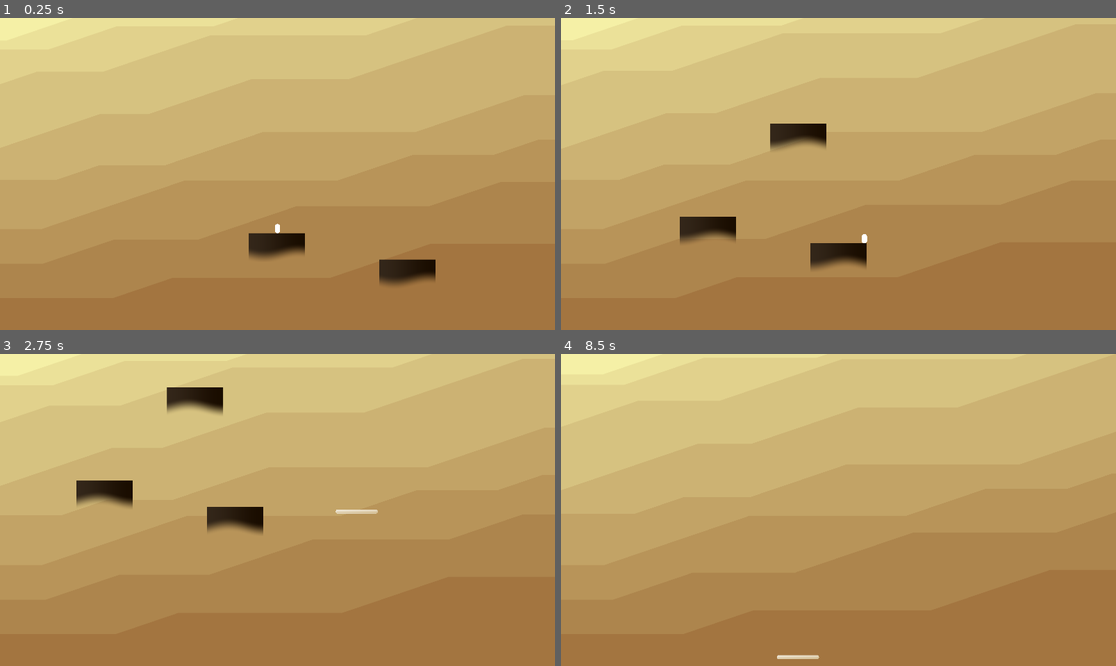
Above: before the commit, frames 1-4 (two rows, left to right).
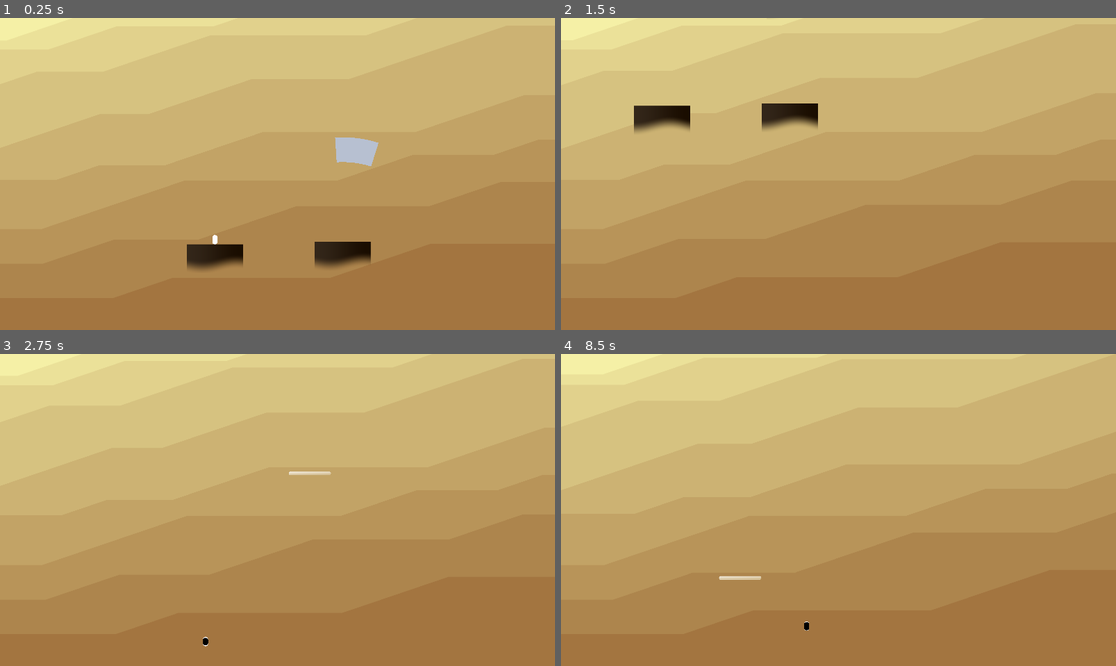
Above: after the commit, the same moments.

Repository: haikey-build/climb
Game: Godot game, scene res://level/desert_level.tscn
Same seed, same stepped clock (60 frames per second), same inputs: the game is played once before the commit and once after it.
Inputs:
- Up to frame 1 (0.25 s): no input
- Up to frame 2 (1.5 s): tap Enter (ui_accept) at 0.5 s; hold W (jump) 0.53-1.28 s; hold D (right) from 0.53 s (still down); tap Q (recall_platform) at 1.35 s
- Up to frame 3 (2.75 s): tap W (jump) at 1.52, 1.55, 1.82 s; release D (right) at 2.03 s; hold A (left) from 2.03 s (still down); hold W (jump) from 2.03 s (still down); tap S (set_platform) at 2.1 s
- Up to frame 4 (8.5 s): release A (left) at 2.78 s; release W (jump) at 2.78 s; hold D (right) 2.78-4.28 s; tap E (swap_platform_type) at 2.85, 5.85 s; tap W (jump) at 3.02, 3.05, 3.32, 4.52, 4.55, 4.82, 6.02, 6.05, 6.32, 7.52, 7.55, 7.82 s; tap Enter (ui_accept) every 0.75 s from 3.5 to 6.5 s; hold W (jump) 3.53-4.28 s; hold A (left) 4.28-5.03 s; tap Q (recall_platform) at 4.35, 7.35 s; hold D (right) 5.03-5.78 s; hold W (jump) 5.03-5.78 s; tap S (set_platform) at 5.1, 8.1 s; hold A (left) 5.78-7.28 s; hold W (jump) 6.53-7.28 s; hold D (right) from 7.28 s (still down); hold W (jump) from 8.03 s (still down)

The runs differ from the first frame. In frame 1, 3.7% of the frame differs, in the area x 33-79%, y 38-86%; in frame 2, 3.7%, in the area x 13-56%, y 27-81%; in frame 3, 2.5%; in frame 4, 0.2%.

Commit message:
add randomness

Diff:
--- a/background/background_slice.tres
+++ b/background/background_slice.tres
@@ -4,5 +4,5 @@
 
 [resource]
 shader = ExtResource("1_5jjtc")
-shader_parameter/num_steps = 7
-shader_parameter/cutoff_height = 0.5
+shader_parameter/cutoffs = null
+shader_parameter/offset_multipliers = null
--- a/background/floating_platform.gd
+++ b/background/floating_platform.gd
@@ -2,7 +2,9 @@
 
 var _id = 0
 @onready var _type = Climb.PlatformType.STANDARD
-
+var center = Vector2(0, 0)
+var segments = 50
+var polygon_node = null
 
 func set_id(id):
 	_id = id
@@ -12,3 +14,39 @@
 
 func get_type():
 	return _type
+
+func display_zone(theta_1, theta_2, r_1, r_2):
+	polygon_node = Polygon2D.new()
+	add_child(polygon_node)
+	polygon_node.position = center
+	polygon_node.polygon = _calculate_annulus_vertices(center, r_1, r_2, theta_1, theta_2, segments)
+	polygon_node.color = Color(0.7, 0.8, 1, 0.7)
+	polygon_node.scale.x = 0.5
+
+func remove_polygon():
+	remove_child(polygon_node)
+
+
+func resize_zone(theta_1, theta_2, r_1, r_2):
+	if polygon_node:
+		polygon_node.polygon = _calculate_annulus_vertices(center, r_1, r_2, theta_1, theta_2, segments)
+
+func _calculate_annulus_vertices(center, r_1, r_2, theta_1, theta_2, segments):
+	var vertices = []
+	var angle_step = (theta_2 - theta_1) / segments
+
+	# Add the outer arc vertices
+	for i in range(segments + 1):
+		var angle = theta_1 + i * angle_step
+		var x = r_2 * cos(angle)
+		var y = r_2 * sin(angle)
+		vertices.append(Vector2(x, y))
+
+	# Add the inner arc vertices (in reverse order to close the loop)
+	for i in range(segments, -1, -1):
+		var angle = theta_1 + i * angle_step
+		var x = r_1 * cos(angle)
+		var y = r_1 * sin(angle)
+		vertices.append(Vector2(x, y))
+
+	return vertices
--- a/level/DesertCamera.gd
+++ b/level/DesertCamera.gd
@@ -1,18 +1,21 @@
 extends Camera2D
 
 var _tracker
-var _frames_x = 10
-var _offset = Vector2(0, -200)
+var _offset = Vector2(180, -120)
+
+func _ready():
+	position = Vector2(450, -420)
+	#zoom = Vector2(0.3, 0.3)
 
 func _process(delta):
 	var target_position = _tracker.position + _offset
 
-	position.x = lerp(position.x, target_position.x, 1.0 / _frames_x)
+	position.x = lerp(position.x, target_position.x, 1.0 / 8)
 
 	if _tracker.velocity.y == 0:
-		position.y = lerp(position.y, target_position.y, 1.0 / 10)
+		position.y = lerp(position.y, target_position.y, 1.0 / 8)
 	else:
-		position.y = lerp(position.y, target_position.y, 1.0 / 20)
+		position.y = lerp(position.y, target_position.y, 1.0 / 15)
 
 
 func set_tracker(tracker):
--- a/level/desert_level.gd
+++ b/level/desert_level.gd
@@ -6,8 +6,17 @@
 @onready var _world_platforms = [$FloatingPlatform]
 @onready var _rng = RandomNumberGenerator.new()
 
+@export var _theta_1 = - 3 * PI / 4
+@export var _theta_2 = PI / 4
+@export var _r_1 = 300
+@export var _r_2 = 400
+
 func _ready():
 	$DesertCamera.set_tracker($DesertChar)
+
+func _process(delta):
+	if _world_platforms[-1]:
+		_world_platforms[-1].resize_zone(_theta_1, _theta_2, _r_1, _r_2)
 
 func _on_desert_char_set_platform_attempted(pos, type):
 	var new_platform = _placed_platform_scene.instantiate()
@@ -24,15 +33,27 @@
 
 func _on_desert_char_char_landed(platform):
 	if platform.get_id() == _world_platforms[-1].get_id():
+		_world_platforms[-1].remove_polygon()
 		var new_platform = _world_platform_scene.instantiate()
-		new_platform.position = _world_platforms[-1].position + _get_random_platform_offset()
+		new_platform.position = _get_random_platform_position()
 		new_platform.set_id(_world_platforms[-1].get_id() + 1)
 		add_child(new_platform)
+		new_platform.display_zone(_theta_1, _theta_2, _r_1, _r_2)
 		_world_platforms.push_back(new_platform)
+		_theta_1 = _rng.randf_range(- 3 * PI / 4 + 0.5, - 3 * PI / 4 + 2)
+		_theta_2 = _theta_1 + _rng.randf_range(0, 1)
+		_r_1 = _rng.randf_range(250, 400)
+		_r_2 = _r_1 + _rng.randf_range(20, 200)
 
-func _get_random_platform_offset():
-	var theta = _rng.randf_range(- 3 * PI / 4, PI / 4)
-	var r = _rng.randf_range(400, 500)
+func _get_random_platform_dummy():
+	var x = _rng.randf_range(-900, 960)
+	var y =  _rng.randf_range(-340, 640)
+	print(x, ' ', y)
+	return Vector2(x, y)
+
+func _get_random_platform_position():
+	var theta = _rng.randf_range(_theta_1, _theta_2)
+	var r = _rng.randf_range(_r_1, _r_2)
 	var x = r * cos(theta)
 	var y = r * sin(theta)
-	return Vector2(x, y)
+	return _world_platforms[-1].position +  Vector2(x, y)
--- a/level/desert_level.tscn
+++ b/level/desert_level.tscn
@@ -8,13 +8,13 @@
 
 [node name="DesertLevel" type="Node2D"]
 script = ExtResource("1_0mk17")
+_theta_1 = -1.281
+_theta_2 = 0.27
+_r_1 = 320
+_r_2 = 520
 
 [node name="FloatingPlatform" parent="." instance=ExtResource("1_fk405")]
 z_index = 2
-position = Vector2(-2, 8)
-
-[node name="DesertChar" parent="." instance=ExtResource("2_3cbxh")]
-position = Vector2(0, -200)
 
 [node name="DesertCamera" type="Camera2D" parent="."]
 position = Vector2(0, -150)
@@ -24,5 +24,8 @@
 z_index = -1
 position = Vector2(0, 150)
 
+[node name="DesertChar" parent="." instance=ExtResource("2_3cbxh")]
+position = Vector2(0, -200)
+
 [connection signal="char_landed" from="DesertChar" to="." method="_on_desert_char_char_landed"]
 [connection signal="set_platform_attempted" from="DesertChar" to="." method="_on_desert_char_set_platform_attempted"]
--- /dev/null
+++ b/trash/2d_mistake.tscn
@@ -0,0 +1,31 @@
+[gd_scene load_steps=5 format=3 uid="uid://cp4ja6tsxo1ag"]
+
+[ext_resource type="Script" path="res://trash/Char.gd" id="1_k3gaf"]
+
+[sub_resource type="QuadMesh" id="QuadMesh_1rphr"]
+
+[sub_resource type="QuadMesh" id="QuadMesh_pbfj5"]
+
+[sub_resource type="QuadMesh" id="QuadMesh_gubhb"]
+
+[node name="Node2D" type="Node2D"]
+
+[node name="Background" type="MeshInstance2D" parent="."]
+modulate = Color(0.0745098, 0.133333, 0.290196, 1)
+position = Vector2(55, 29)
+scale = Vector2(2120, 1051)
+mesh = SubResource("QuadMesh_1rphr")
+
+[node name="Char" type="MeshInstance2D" parent="."]
+z_index = 2
+mesh = SubResource("QuadMesh_pbfj5")
+script = ExtResource("1_k3gaf")
+
+[node name="Camera2D" type="Camera2D" parent="."]
+zoom = Vector2(22.39, 22.39)
+
+[node name="MeshInstance2D" type="MeshInstance2D" parent="."]
+modulate = Color(0.0588235, 0.0588235, 0.0588235, 1)
+z_index = 1
+scale = Vector2(30.005, 30.005)
+mesh = SubResource("QuadMesh_gubhb")
--- /dev/null
+++ b/trash/Char.gd
@@ -0,0 +1,9 @@
+extends MeshInstance2D
+
+
+
+func _physics_process(delta):
+	if Input.is_action_pressed("right"):
+		position.x += 0.3
+	if Input.is_action_pressed("jump"):
+		position.y -= 0.3
